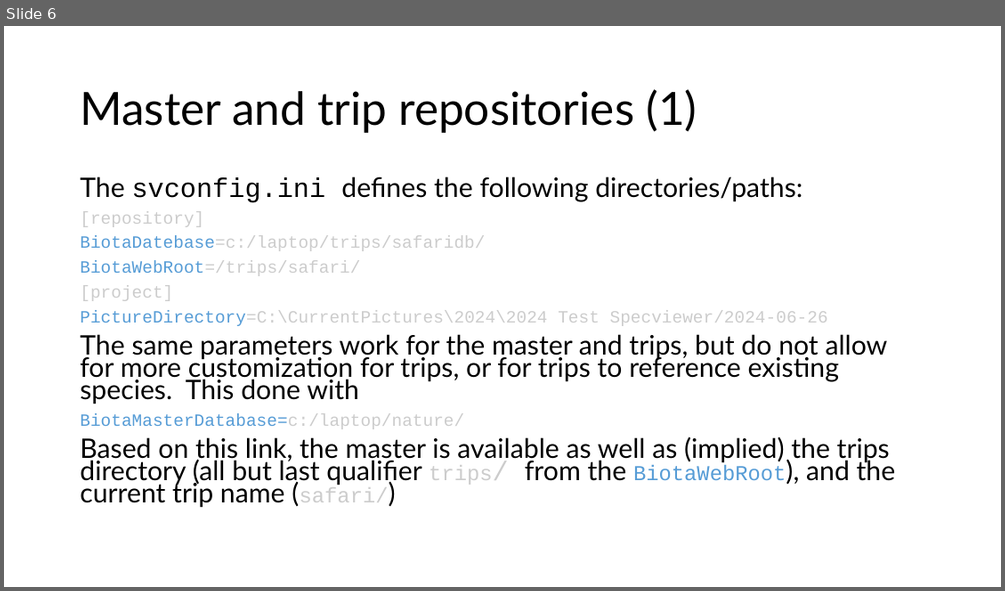
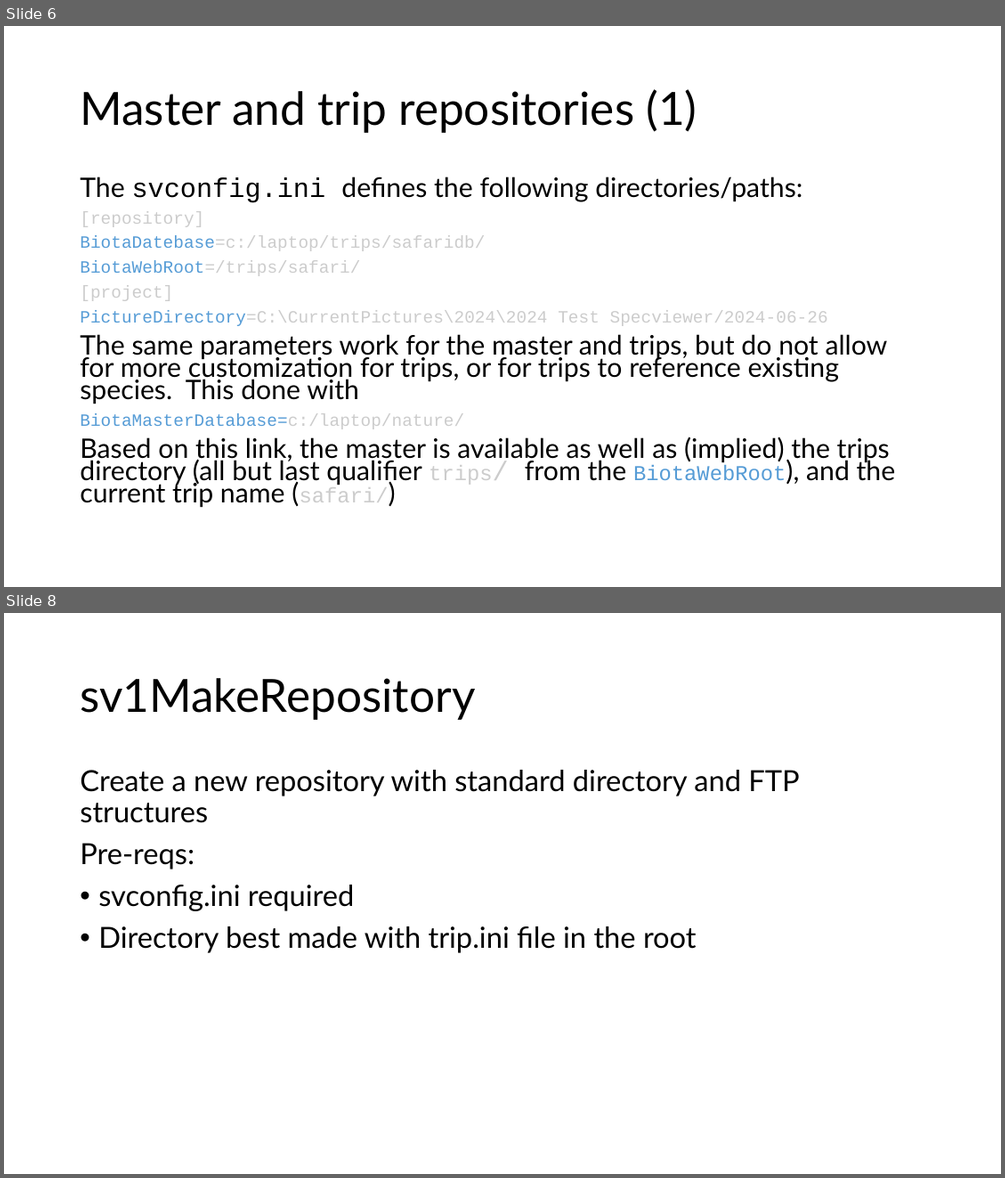
Before and after one commit to gilbert-houtekamer/SpeciesViewer, a slide deck: docs/SpeciesViewer architecture pictures.pptx. Shown one above the other, each under a label of ours: slide 6 before the commit, slides 6 and 8 after it; the slides between them are not shown. The pictures are 1005x591 and 1005x1178 pixels, drawn with LibreOffice and Linux fonts; fonts in the diff are those of the drawing. Boxes give left, top, right and bottom in pixels: in the first picture for what was removed or moved away, otherwise in the second. Text is boxed around its words. In the diff, an @@ line names an element or a change of style, - is before the commit and + after.

```diff
--- a/docs/SpeciesViewer architecture pictures.pptx
+++ b/docs/SpeciesViewer architecture pictures.pptx
@@ slide 8 added at (4,613,1001,1174), background #FFFFFF @@
@@ title added at (80,678,475,720), 44 pt, text #000000 @@
+sv1MakeRepository
@@ text added at (80,770,799,953), 28 pt, text #000000 @@
+Create a new repository with standard directory and FTP structures
+Pre-reqs:
+• svconfig.ini required
+• Directory best made with trip.ini file in the root
```
Also in this commit, not shown: 1 slide changed, 1 other slide added, 2 other files.
